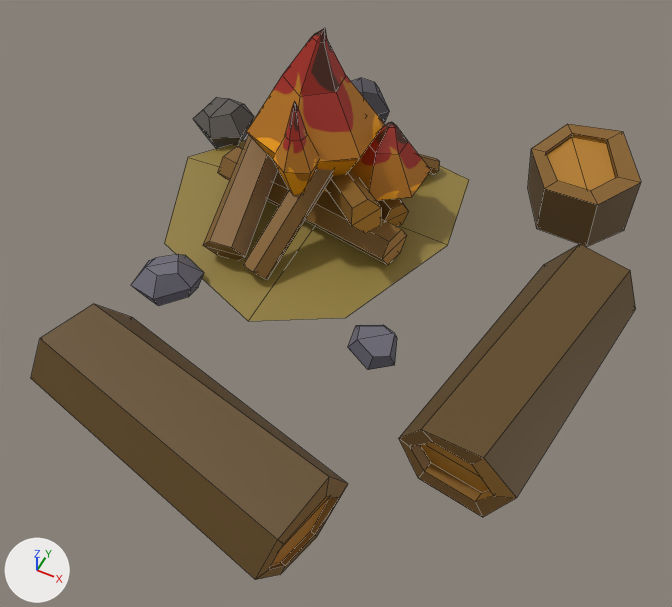
A saved change to the FBX model SourceAssets/Props/Torches/CampfireWithSeats.fbx.
The view is the same before and after, from a camera (50 mm lens) standing at (0.665, -1.358, 1.644) and looking at (0.059, -0.146, 0.128). Arrows for +X, +Y and +Z are at lower left; the lights stay in place. The first picture is the older version. Mesh edges are drawn as thin lines.

The first picture shows 'CampfireWithSeats'.
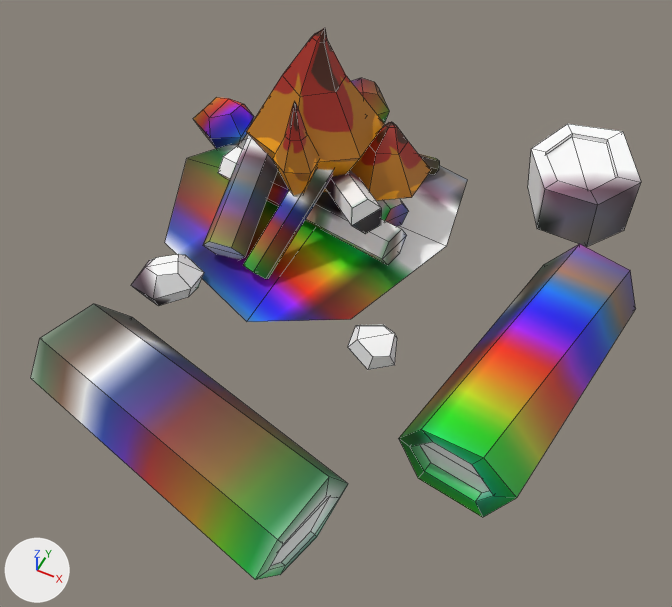
The edits, one by one:
Material 'wood' (mat_wood) is new.
Its texture is img_colorpalette_png.
Material 'rock' (mat_rock) is new.
Its texture is img_colorpalette_png.
me_circle_022 has 336 vertices, 308 faces and spans x -0.647..0.646, y -0.757..0.716, z -0.029..0.532.
me_circle_022 is used by ob_campfirewithseats; location (0.0, 0.0, 0.0).
me_circle_022 part 1: the loose piece of 9 vertices spanning x -0.597..0.17, y -0.184..0.584, z 0.0..0.023 is rebuilt with 9 vertices and now spans x -0.598..0.168, y -0.186..0.586, z 0.0..0.028.
me_circle_022 part 2: 226 kept faces spanning x -0.647..0.646, y -0.757..0.716, z -0.029..0.328 get new texture (UV) coordinates.
me_circle_022 gains material mat_wood (picture img_colorpalette_png).
me_circle_022 gains material mat_rock (picture img_colorpalette_png).

What differs and where, as boxes (x1, y1, x2, y2) in the pictures (672 x 607 px):
part 1 of me_circle_022, rebuilt: before (164, 140, 469, 321); after (165, 139, 467, 322)
part 2 of me_circle_022, surface changed (lighter): (31, 78, 641, 580) in both
